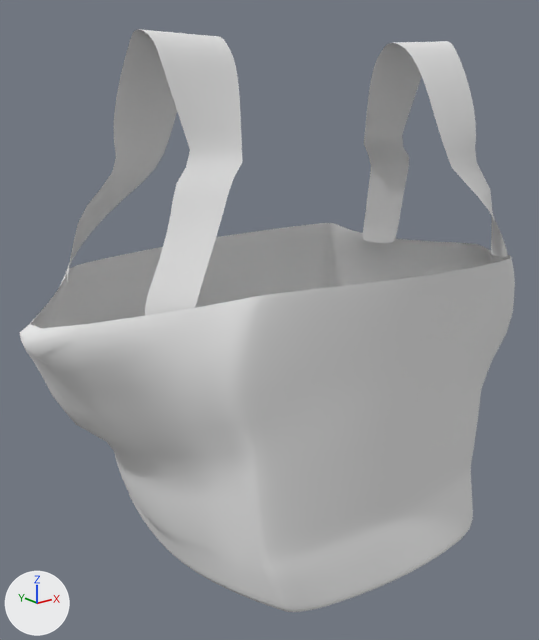
What one commit did to the OBJ model public/model/totebag.obj.
Before and after are seen from a 50 mm lens placed at (-0.552, -0.492, 0.185), pointed at (-0.146, 0.016, -0.018). The lights are fixed; the arrows at lower left show +X, +Y and +Z. Where no turn or scale is listed for an object, it has been applied to the vertices.

The scene before the commit, as lines of its bpy script (objects in view):
```python
mat_default = principled_material('Default')
mat_default.base_color = (0.8, 0.8, 0.8)  # white #e7e7e7
mat_default.roughness = 1.0
me_mesh__2 = bpy.data.meshes.new('Mesh_(2)')
me_mesh__2.from_pydata(...)  # 2547 vertices, 2400 faces; spans x -0.377..0.143, y -0.135..0.135, z -0.224..0.225
me_mesh__2.materials.append(mat_default)  # white #e7e7e7
ob_mesh__2 = bpy.data.objects.new('Mesh_(2)', me_mesh__2)
ob_mesh__2.location = (0.0, 0.0, 0.0)
```
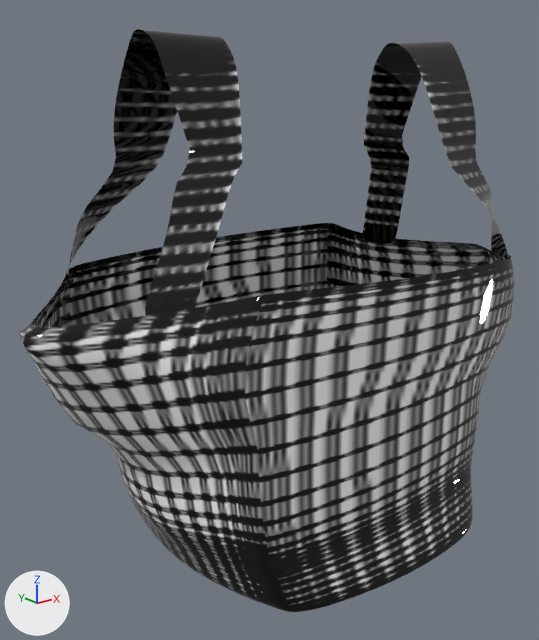
The newer file is also turned or shifted as a whole; pictures and numbers use the older file's frame.

Changed parts and their boxes (x1, y1, x2, y2) in the pictures (539 x 640 px):
```json
{"object": "Mesh_(2)", "change": "surface changed", "before": [20, 29, 515, 612], "after": [20, 29, 515, 612]}
```

Edits to the scene script, one JSON object a line:
```json
{"op": "add", "block": "img_totebag_png", "code": ["img_totebag_png = load_image('totebag.png', '../layouts/totebag.png', 510, 697, 'sRGB')"]}
{"op": "remove", "block": "mat_default", "code": "mat_default.base_color = (0.8, 0.8, 0.8)  # white #e7e7e7"}
{"op": "add", "block": "mat_default", "code": "mat_default.texture = img_totebag_png"}
{"op": "set", "path": "mat_default.roughness", "old": "1.0", "new": "0.0"}
{"block": "me_mesh__2", "where": "me_mesh__2.from_pydata(...)  # 2547 vertices, 2400 faces; spans x -0.377..0.143, y -0.135..0.135, z -0.224..0.225"}
{"block": "me_mesh__2", "where": "# used by ob_mesh__2; location = (0.0, 0.0, 0.0)"}
{"block": "me_mesh__2", "change": "me_mesh__2 part 1: texture (UV) coordinates of 2400 of 2400 faces, centred in x -0.374..0.142, y -0.135..0.135, z -0.224..0.224, changed; they spanned u 0.0..0.99, v 0.0..1.0 and now span u 0.08..0.95, v 0.05..0.97"}
```
